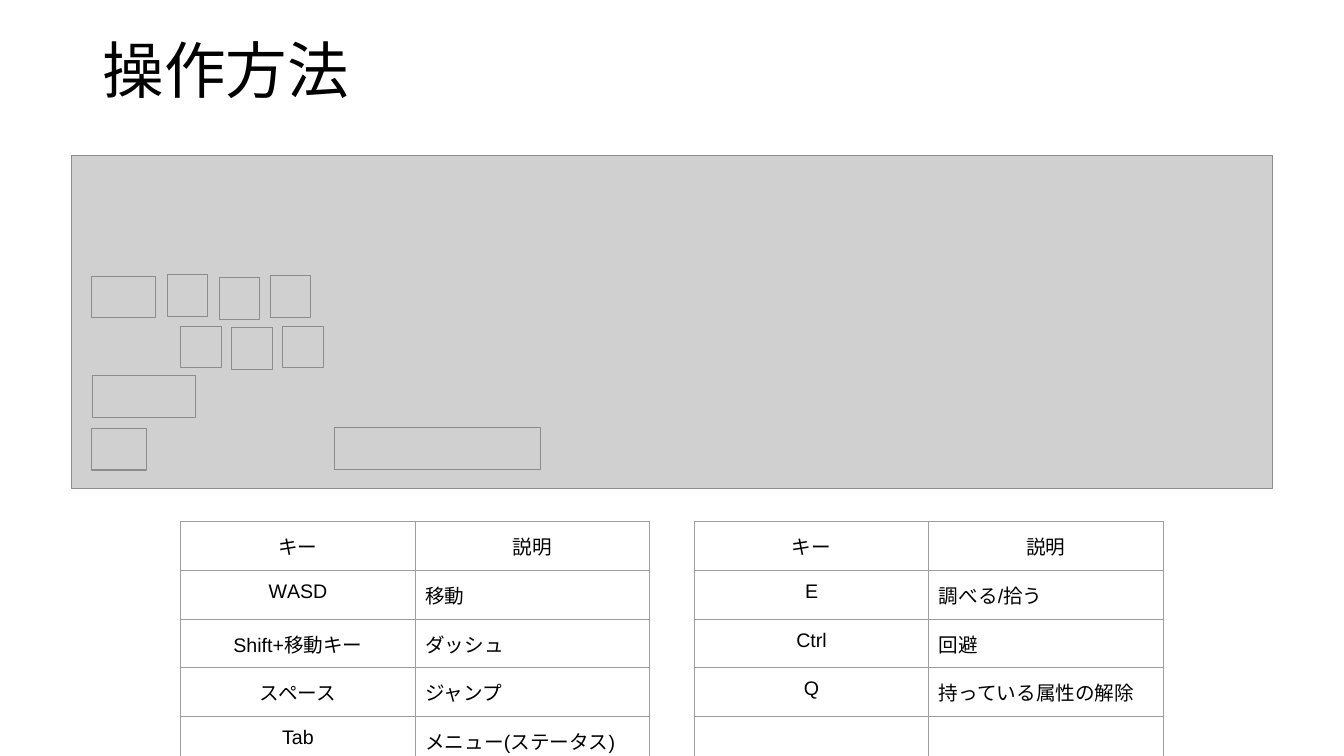
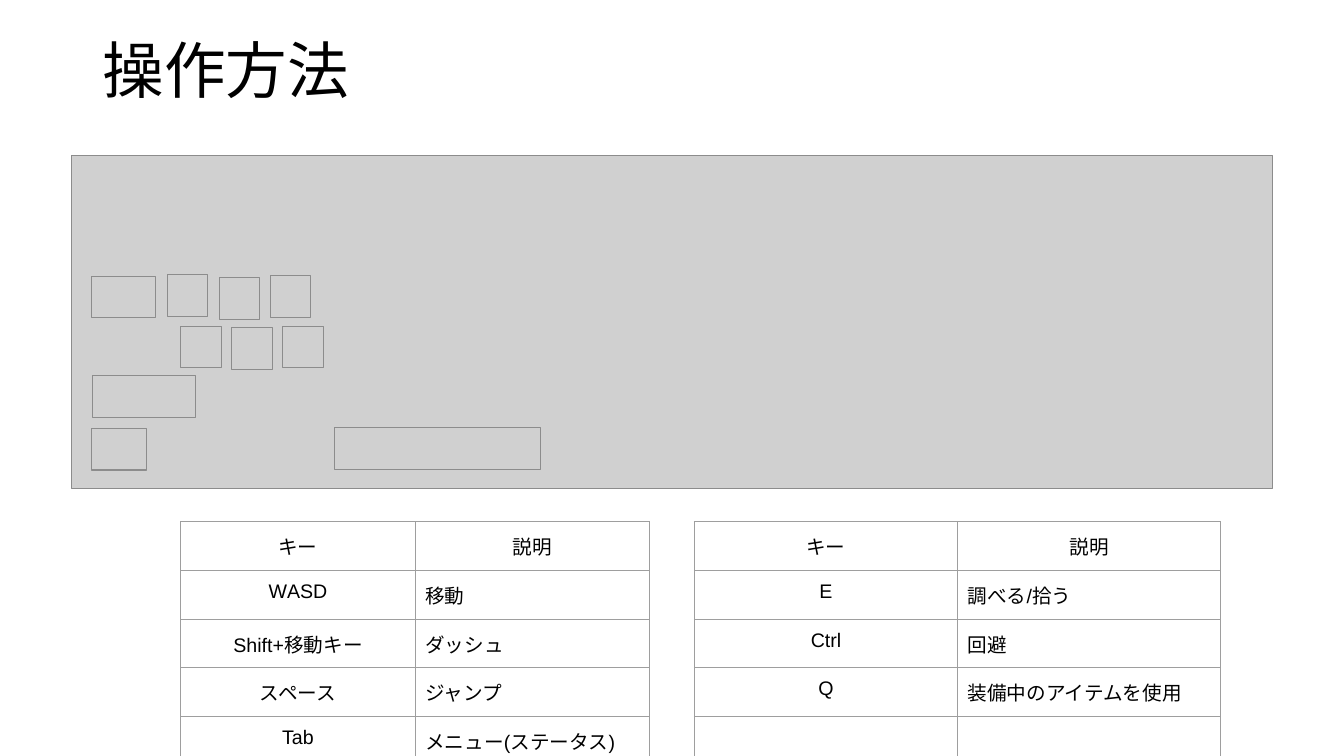
Before and after one commit to 2023Game/07Nakamoto, a slide deck: slide 5 of 3年後期/企画/ゲーム企画書5_提出 .pptx (slide 4 before the commit). Drawn at 1344x756 pixels with LibreOffice and Linux fonts; fonts in the diff are those of the drawing; grey boxes stand for pictures. Boxes give left, top, right and bottom in pixels: in the first picture for what was removed or moved away, otherwise in the second. Text is boxed around its words. In the diff, an @@ line names an element or a change of style, - is before the commit and + after.

```diff
--- a/3年後期/企画/ゲーム企画書5_提出 .pptx
+++ b/3年後期/企画/ゲーム企画書5_提出 .pptx
@@ table at (695,522,1221,741) @@
-row 4, column 2: 持っている属性の解除
+row 4, column 2: 装備中のアイテムを使用
@@ table: place and size @@
-table at (695,522,1165,741)
+table at (695,522,1221,741)
```
Also in this commit, not shown: 4 other slides changed, 3 slides added, 2 slides removed, 6 other files.
